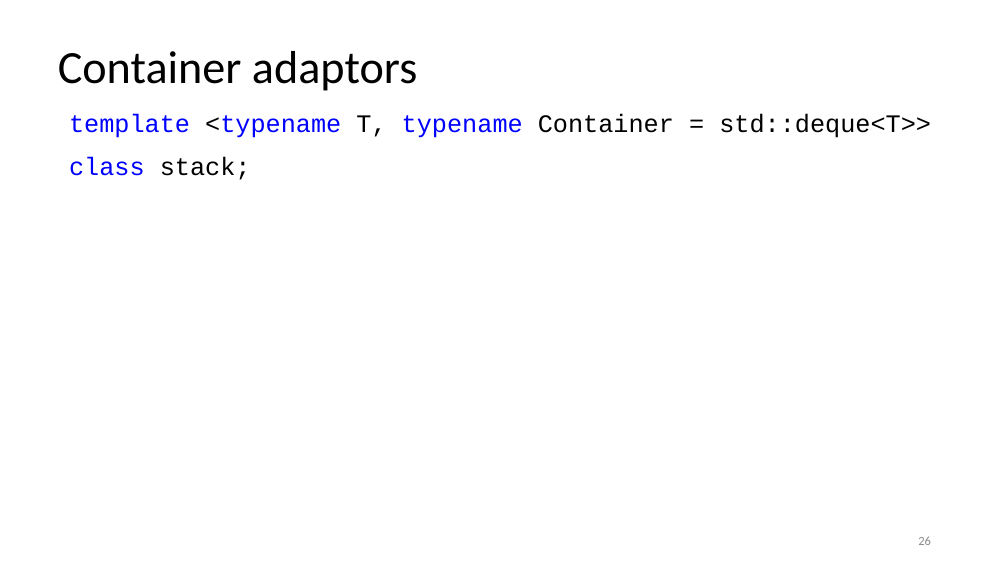
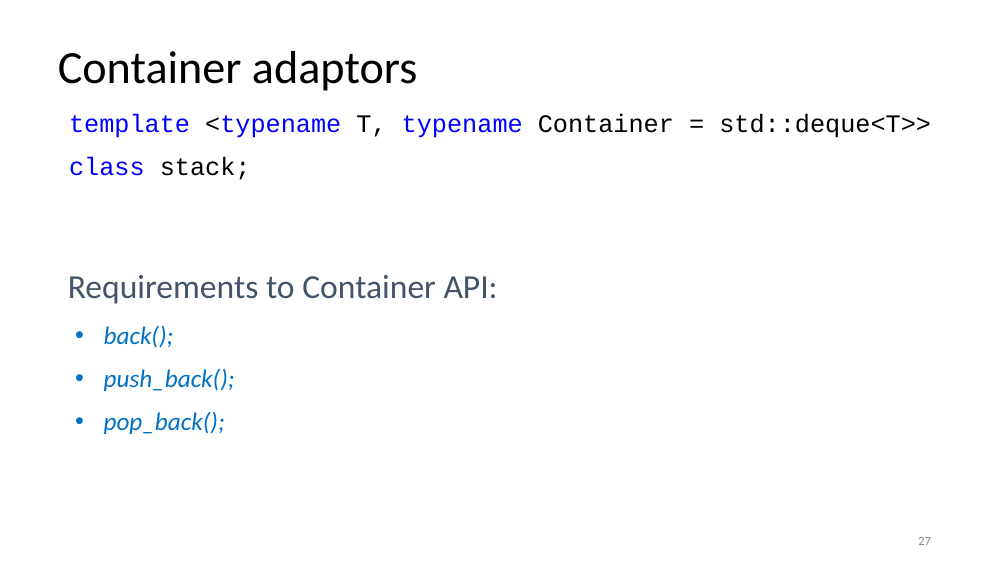
Before and after one commit to rarutyun/cpp-courses, a slide deck: slide 27 of 03_containrers_and_initialization/03_containers.pptx (slide 26 before the commit). Drawn at 1008x567 pixels with LibreOffice and Linux fonts; fonts in the diff are those of the drawing. Boxes give left, top, right and bottom in pixels: in the first picture for what was removed or moved away, otherwise in the second. Text is boxed around its words. In the diff, an @@ line names an element or a change of style, - is before the commit and + after.

Commit message:
Update containers (#17)
Improve containers

```diff
--- a/03_containrers_and_initialization/03_containers.pptx
+++ b/03_containrers_and_initialization/03_containers.pptx
@@ text added at [68,275,498,304], 32 pt, text #44546A @@
+Requirements to Container API:
@@ text added at [104,326,235,434], 24 pt, text #0071C5, italic @@
+• back();
+• push_back();
+• pop_back();
@@ page number at [918,537,931,545]: text changed @@
-26
+27
```
Also in this commit, not shown: 10 other slides changed, 1 slide removed, 3 other files.
